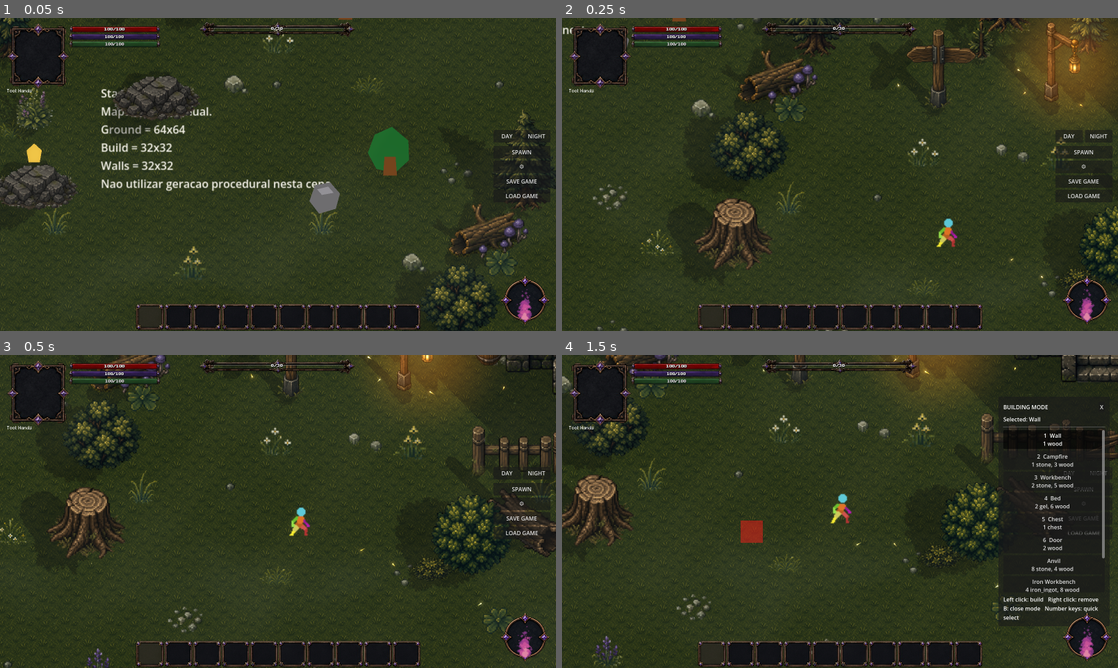
Above: before the commit, frames 1-4 (two rows, left to right).
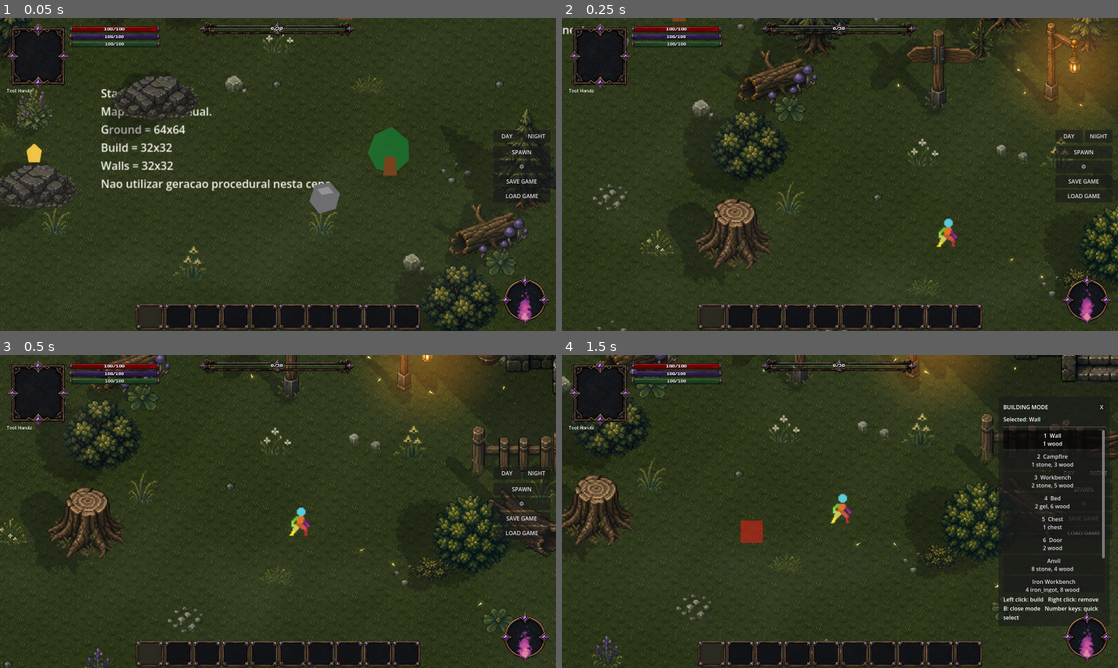
Above: after the commit, the same moments.

Repository: ramonsamagaio/Oathwake-Main
Game: Godot game, scene res://scenes/game/Game.tscn
The game is run twice, just before and just after one commit, with the same random seed, the same clock (stepped at 60 frames per second) and the same inputs. This scene is started directly instead of the project's main scene.
Inputs (mouse positions are in pixels of both pictures, inside the frame that each line leads up to):
- Up to frame 1 (0.05 s): no input
- Up to frame 2 (0.25 s): no input
- Up to frame 3 (0.5 s): no input
- Up to frame 4 (1.5 s): tap Enter at 0.5 s; move the mouse to (962, 495) at 0.52 s; hold D 0.53-1.25 s; tap B at 0.6 s; click (962, 495) at 0.67 s; tap Space at 0.77 s; drag from (728, 527) to (812, 574) at 1.27 s

The runs differ from the first frame. In frame 1, 0.3% of the frame differs, in the area x 0-99%, y 0-95%; in frame 2, 0.3%; in frame 3, 0.4%, in the area x 12-91%, y 14-72%; in frame 4, 0.3%.

Commit message:
Make night light shadows discoverable and visibly weighted

Diff:
--- a/scripts/effects/LocalLightShadowDirector.gd
+++ b/scripts/effects/LocalLightShadowDirector.gd
@@ -6,7 +6,9 @@
 const EMITTER_GROUP := "world_light_emitter"
 
 var _elapsed := 0.0
+var _emitter_cache_elapsed := 0.0
 var _local_shadows: Dictionary = {}
+var _emitter_cache: Array[Dictionary] = []
 var _config: Dictionary = {}
 
 
@@ -14,12 +16,18 @@
 	add_to_group("local_light_shadow_director")
 	_reload_config()
 	_connect_content_reload()
+	_refresh_emitter_cache()
 	set_process(true)
 
 
 func _process(delta: float) -> void:
-	_elapsed += maxf(delta, 0.0)
-	var interval := maxf(float(_config.get("update_interval", 0.10)), 0.03)
+	var safe_delta := maxf(delta, 0.0)
+	_elapsed += safe_delta
+	_emitter_cache_elapsed += safe_delta
+	var cache_interval := maxf(float(_config.get("emitter_cache_interval", 0.50)), 0.10)
+	if _emitter_cache.is_empty() or _emitter_cache_elapsed >= cache_interval:
+		_refresh_emitter_cache()
+	var interval := maxf(float(_config.get("update_interval", 0.08)), 0.03)
 	if _elapsed < interval:
 		return
 	_elapsed = 0.0
@@ -28,7 +36,17 @@
 
 func refresh_from_content() -> void:
 	_reload_config()
+	_refresh_emitter_cache()
 	_update_local_light_shadows()
+
+
+func get_active_local_shadow_count() -> int:
+	var count := 0
+	for shadow_value in _local_shadows.values():
+		var shadow := shadow_value as Node
+		if shadow != null and is_instance_valid(shadow):
+			count += 1
+	return count
 
 
 func _reload_config() -> void:
@@ -71,25 +89,33 @@
 		if target == null or source == null or not is_instance_valid(target) or not is_instance_valid(source) or not target.is_visible_in_tree():
 			continue
 		var candidates: Array[Dictionary] = []
-		for emitter in emitters:
-			if _emitter_belongs_to_target(emitter, target):
-				continue
-			var radius := _emitter_radius(emitter)
+		for emitter_entry in emitters:
+			if _emitter_belongs_to_target(emitter_entry, target):
+				continue
+			var radius := _emitter_radius(emitter_entry)
 			if radius <= 1.0:
 				continue
-			var distance := emitter.global_position.distance_to(target.global_position)
+			var emitter_position := _emitter_position(emitter_entry)
+			var distance := emitter_position.distance_to(target.global_position)
 			if distance >= radius:
 				continue
-			candidates.append({"emitter": emitter, "distance": distance, "radius": radius})
+			candidates.append({
+				"entry": emitter_entry,
+				"distance": distance,
+				"radius": radius,
+			})
 		candidates.sort_custom(func(a: Dictionary, b: Dictionary) -> bool: return float(a["distance"]) < float(b["distance"]))
 		for index in range(mini(candidates.size(), max_emitters)):
 			var candidate := candidates[index]
-			var emitter := candidate["emitter"] as Node2D
+			var emitter_entry := candidate["entry"] as Dictionary
+			var light := emitter_entry.get("light") as PointLight2D
+			if light == null:
+				continue
 			var distance := float(candidate["distance"])
 			var radius := float(candidate["radius"])
-			var key := "%s:%s" % [str(caster.get_instance_id()), str(emitter.get_instance_id())]
+			var key := "%s:%s" % [str(caster.get_instance_id()), str(light.get_instance_id())]
 			active_keys[key] = true
-			_sync_local_shadow(key, caster, target, source, emitter, distance, radius, night_strength)
+			_sync_local_shadow(key, caster, target, source, emitter_entry, distance, radius, night_strength)
 	_remove_stale_shadows(active_keys)
 
 
@@ -98,33 +124,41 @@
 	caster: Node,
 	target: Node2D,
 	source: CanvasItem,
-	emitter: Node2D,
+	emitter_entry: Dictionary,
 	distance: float,
 	radius: float,
 	night_strength: float
 ) -> void:
+	var light := emitter_entry.get("light") as PointLight2D
+	if light == null:
+		return
 	var shadow := _local_shadows.get(key) as Polygon2D
 	if shadow == null or not is_instance_valid(shadow):
 		shadow = DynamicShadowScript.new() as Polygon2D
-		shadow.name = "LocalLightShadow_%s" % str(emitter.get_instance_id())
 		target.add_child(shadow)
 		_local_shadows[key] = shadow
-	var direction_vector := target.global_position - emitter.global_position
+	var emitter_position := light.global_position
+	var direction_vector := target.global_position - emitter_position
 	if direction_vector.length_squared() <= 0.001:
 		direction_vector = Vector2.DOWN
-	var attenuation := pow(clampf(1.0 - (distance / maxf(radius, 1.0)), 0.0, 1.0), float(_config.get("distance_falloff", 1.35)))
-	var source_strength := _emitter_strength(emitter)
+	var attenuation := pow(
+		clampf(1.0 - (distance / maxf(radius, 1.0)), 0.0, 1.0),
+		float(_config.get("distance_falloff", 1.25))
+	)
+	var source_strength := _emitter_strength(emitter_entry)
 	var weight := clampf(
-		night_strength * attenuation * source_strength * float(_config.get("opacity_multiplier", 0.28)),
+		night_strength * attenuation * source_strength * float(_config.get("opacity_multiplier", 0.72)),
 		0.0,
-		float(_config.get("maximum_mask_weight", 0.32))
+		float(_config.get("maximum_mask_weight", 0.85))
 	)
 	var caster_config := caster.call("get_shadow_config") as Dictionary
 	var local_config := {
 		"enabled": weight > 0.001,
 		"local_light_shadow": true,
 		"direction_degrees": rad_to_deg(direction_vector.angle()),
-		"stretch": maxf(float(_config.get("stretch", 0.82)), 0.05),
+		"stretch": maxf(float(_config.get("stretch", 0.72)), 0.05),
+		"width_scale": maxf(float(_config.get("width_scale", 1.0)), 0.05),
+		"root_overlap": maxf(float(_config.get("root_overlap", 4.0)), 0.0),
 		"opacity": float(caster_config.get("opacity", 0.30)),
 		"mask_weight": weight,
 		"offset": caster_config.get("offset", {}),
@@ -132,41 +166,91 @@
 	}
 	var foot_offset := caster.call("get_shadow_foot_offset") as Vector2
 	shadow.call("configure", target, source, local_config, foot_offset)
-	shadow.set_meta("local_light_emitter_id", emitter.get_instance_id())
+	shadow.name = "LocalLightShadow_%s" % str(light.get_instance_id())
+	shadow.set_meta("local_light_emitter_id", light.get_instance_id())
 	shadow.set_meta("local_light_attenuation", attenuation)
-
-
-func _active_emitters() -> Array[Node2D]:
-	var result: Array[Node2D] = []
+	shadow.set_meta("local_light_energy", light.energy)
+
+
+func _refresh_emitter_cache() -> void:
+	_emitter_cache_elapsed = 0.0
+	_emitter_cache.clear()
+	var seen: Dictionary = {}
 	for value in get_tree().get_nodes_in_group(EMITTER_GROUP):
-		var emitter := value as Node2D
-		if emitter == null or not emitter.is_visible_in_tree():
-			continue
-		var point_light := emitter.get_node_or_null("PointLight2D") as PointLight2D
-		if point_light == null or not point_light.enabled or point_light.energy <= 0.001 or point_light.texture == null:
-			continue
-		result.append(emitter)
+		var host := value as Node
+		if host == null or not is_instance_valid(host):
+			continue
+		_collect_lights_from_node(host, host as Node2D, seen)
+
+	# Authored and runtime lights should join the emitter group, but this fallback
+	# also catches an imported scene whose PointLight2D was not wrapped by GlowOverlay.
+	var scene_root := get_tree().current_scene
+	if scene_root != null:
+		_collect_lights_from_node(scene_root, null, seen)
+
+
+func _collect_lights_from_node(node: Node, preferred_host: Node2D, seen: Dictionary) -> void:
+	if node == null:
+		return
+	if node is PointLight2D:
+		var light := node as PointLight2D
+		var light_id := light.get_instance_id()
+		if not seen.has(light_id):
+			var host := preferred_host
+			if host == null:
+				host = light.get_parent() as Node2D
+			if host == null:
+				host = light
+			_emitter_cache.append({"host": host, "light": light})
+			seen[light_id] = true
+	for child in node.get_children():
+		if child is Node:
+			_collect_lights_from_node(child as Node, preferred_host, seen)
+
+
+func _active_emitters() -> Array[Dictionary]:
+	var result: Array[Dictionary] = []
+	for entry in _emitter_cache:
+		var light := entry.get("light") as PointLight2D
+		if light == null or not is_instance_valid(light) or not light.is_visible_in_tree():
+			continue
+		if not light.enabled or light.energy <= 0.001 or light.texture == null:
+			continue
+		result.append(entry)
 	return result
 
 
-func _emitter_radius(emitter: Node2D) -> float:
-	var point_light := emitter.get_node_or_null("PointLight2D") as PointLight2D
-	if point_light == null or point_light.texture == null:
+func _emitter_position(entry: Dictionary) -> Vector2:
+	var light := entry.get("light") as PointLight2D
+	return light.global_position if light != null else Vector2.ZERO
+
+
+func _emitter_radius(entry: Dictionary) -> float:
+	var light := entry.get("light") as PointLight2D
+	if light == null or light.texture == null:
 		return 0.0
-	var texture_size := point_light.texture.get_size()
-	var scale_value := maxf(absf(emitter.global_scale.x), absf(emitter.global_scale.y))
-	return maxf(texture_size.x, texture_size.y) * 0.5 * point_light.texture_scale * scale_value
-
-
-func _emitter_strength(emitter: Node2D) -> float:
-	var point_light := emitter.get_node_or_null("PointLight2D") as PointLight2D
-	if point_light == null:
+	var texture_size := light.texture.get_size()
+	var scale_value := maxf(absf(light.global_scale.x), absf(light.global_scale.y))
+	return maxf(texture_size.x, texture_size.y) * 0.5 * light.texture_scale * scale_value
+
+
+func _emitter_strength(entry: Dictionary) -> float:
+	var light := entry.get("light") as PointLight2D
+	if light == null:
 		return 0.0
-	return clampf(point_light.energy / maxf(float(_config.get("reference_energy", 1.0)), 0.01), 0.0, 1.0)
-
-
-func _emitter_belongs_to_target(emitter: Node, target: Node) -> bool:
-	return emitter == target or target.is_ancestor_of(emitter) or emitter.is_ancestor_of(target)
+	var reference_energy := maxf(float(_config.get("reference_energy", 0.25)), 0.01)
+	var normalized_energy := maxf(light.energy / reference_energy, 0.0)
+	return clampf(sqrt(normalized_energy), 0.0, 1.0)
+
+
+func _emitter_belongs_to_target(entry: Dictionary, target: Node) -> bool:
+	var host := entry.get("host") as Node
+	var light := entry.get("light") as Node
+	if target == null or light == null:
+		return false
+	if target == light or target.is_ancestor_of(light) or light.is_ancestor_of(target):
+		return true
+	return host != null and (target == host or target.is_ancestor_of(host) or host.is_ancestor_of(target))
 
 
 func _night_strength() -> float:
